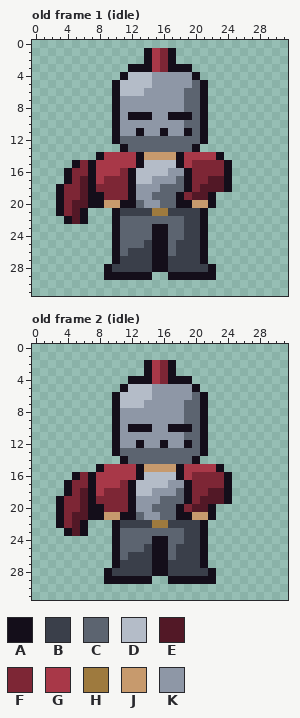
A pixel-art file gets an edit: assets/aseprite/warrior_32.aseprite. The first picture shows the starting point.
32x32 pixels, 10 frames. Shown: old frame 1 (idle), old frame 2 (idle). The commit also changed other frames, which this record leaves out.
Palette (. is transparent): A #140e1a  B #3a3f4a  C #5c6470  D #b4bcc8  E #521826  F #7d2635  G #a83848  H #9e7a3e  J #c79a6d  K #8e97a6
Pixels before, old frame 1 (idle), first column x 3:
 1 ...........AGFA.......
 2 ...........AGFA.......
 3 .........AAAGFAAA.....
 4 ........ADDDKKKKKA....
 5 .......ADDDDKKKKKCA...
 6 .......ADDDKKKKKCCA...
 7 .......AKKKKKKKKCCA...
 8 .......AKKKKKKKKCCA...
 9 .......AKAAAKKAAACA...
10 .......AKKKKKKKKCCA...
11 .......AKKAKKAKKACA...
12 .......ACCCCCCCCCCA...
13 ........ACCCCCCCCA....
14 .....AGGGGAJJJJAGGGGA.
15 ..AFAGGGGGADDDDAGFFFFA
16 .AFFAGGGFADDDDKKAFFFFA
17 .AFEAGFFFADDKKKCAFFEEA
18 AFFEAFFFFAKKKCCCAFEEEA
19 AFFEAAFFFAKKCCCAFEEA..
20 AFEEAAJJAACKKCCAAJJA..
21 AFEA...ABBBBHHBBBBA...
22 .AEA...ACCCCCCCCBBA...
23 .......ACCCCAACCBBA...
24 .......ACCCCAACCBBA...
25 .......ACCCBAACBBBA...
26 .......ACBBBAACBBBA...
27 .......ABBBBAABBBBA...
28 ......ABBBBBAABBBBBA..
29 ......AAAAAA..AAAAAA..
Pixels before, old frame 2 (idle), first column x 3:
 2 ...........AGFA.......
 3 ...........AGFA.......
 4 .........AAAGFAAA.....
 5 ........ADDDKKKKKA....
 6 .......ADDDDKKKKKCA...
 7 .......ADDDKKKKKCCA...
 8 .......AKKKKKKKKCCA...
 9 .......AKKKKKKKKCCA...
10 .......AKAAAKKAAACA...
11 .......AKKKKKKKKCCA...
12 .......AKKAKKAKKACA...
13 .......ACCCCCCCCCCA...
14 ........ACCCCCCCCA....
15 .....AGGGGAJJJJAGGGGA.
16 ..AFAGGGGGADDDDAGFFFFA
17 .AFFAGGGFADDDDKKAFFFFA
18 .AFEAGFFFADDKKKCAFFEEA
19 AFFEAFFFFAKKKCCCAFEEEA
20 AFFEAAFFFAKKCCCAFEEA..
21 AFEEAAJJAACKKCCAAJJA..
22 AFEA...ABBBBHHBBBBA...
23 .AEA...ACCCCCCCCBBA...
24 .......ACCCCAACCBBA...
25 .......ACCCBAACBBBA...
26 .......ACBBBAACBBBA...
27 .......ABBBBAABBBBA...
28 ......ABBBBBAABBBBBA..
29 ......AAAAAA..AAAAAA..
Once edited:
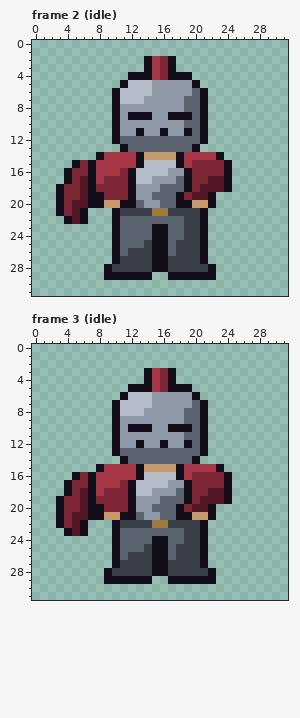
A new or re-ordered frame is compared with the old frame closest to it.
Change:
frames 10 -> 16
Frame 2 (idle) is new; against old frame 1 (idle):
The edit turns colour C into colour A in row 5 at x 20.
The edit turns colour D into colour A in row 4 at x 12 to 14; in row 5 at x 11.
The edit turns colour K into colour A in row 4 at x 17 to 19.
The edit turns colour K into colour D in row 6 at x 14; in row 7 at x 11 to 13.
The edit turns colour K into colour F in row 4 at x 16.
The edit turns colour K into colour G in row 4 at x 15.
The edit turns colour C into colour K in row 6 at x 19.
The edit erases colour A in row 1 at x 14 and 17; in row 3 at x 12 to 13 and 18 to 19; in row 4 at x 11 and 20; in row 5 at x 10 and 21.
The edit erases colour F in row 1 at x 16.
The edit erases colour G in row 1 at x 15.
Frame 3 (idle) is new; against old frame 2 (idle):
The edit turns colour C into colour A in row 6 at x 20.
The edit turns colour D into colour A in row 5 at x 12 to 14; in row 6 at x 11.
The edit turns colour K into colour A in row 5 at x 17 to 19.
The edit turns colour K into colour D in row 7 at x 14; in row 8 at x 11 to 13.
The edit turns colour K into colour F in row 5 at x 16.
The edit turns colour K into colour G in row 5 at x 15.
The edit turns colour C into colour K in row 7 at x 19.
The edit erases colour A in row 2 at x 14 and 17; in row 4 at x 12 to 13 and 18 to 19; in row 5 at x 11 and 20; in row 6 at x 10 and 21.
The edit erases colour F in row 2 at x 16.
The edit erases colour G in row 2 at x 15.
Where, in picture pixels (left, top, right, bottom), the same in both pictures:
changed: (112, 48, 208, 104)
changed: (112, 360, 208, 416)
